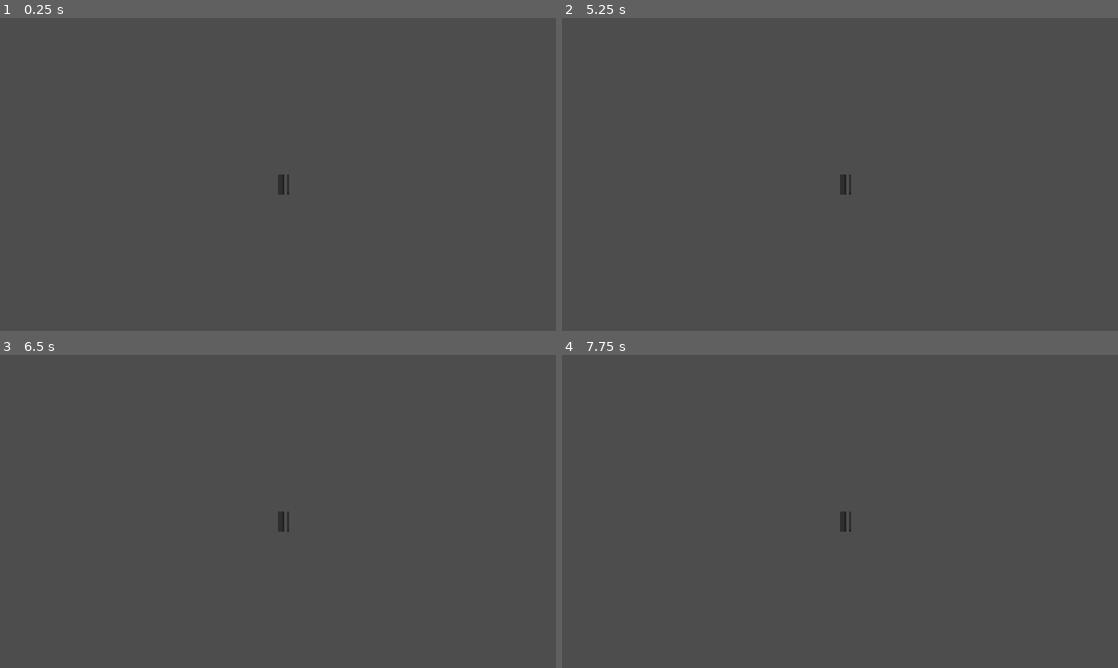
Above: before the commit, frames 1-4 (two rows, left to right).
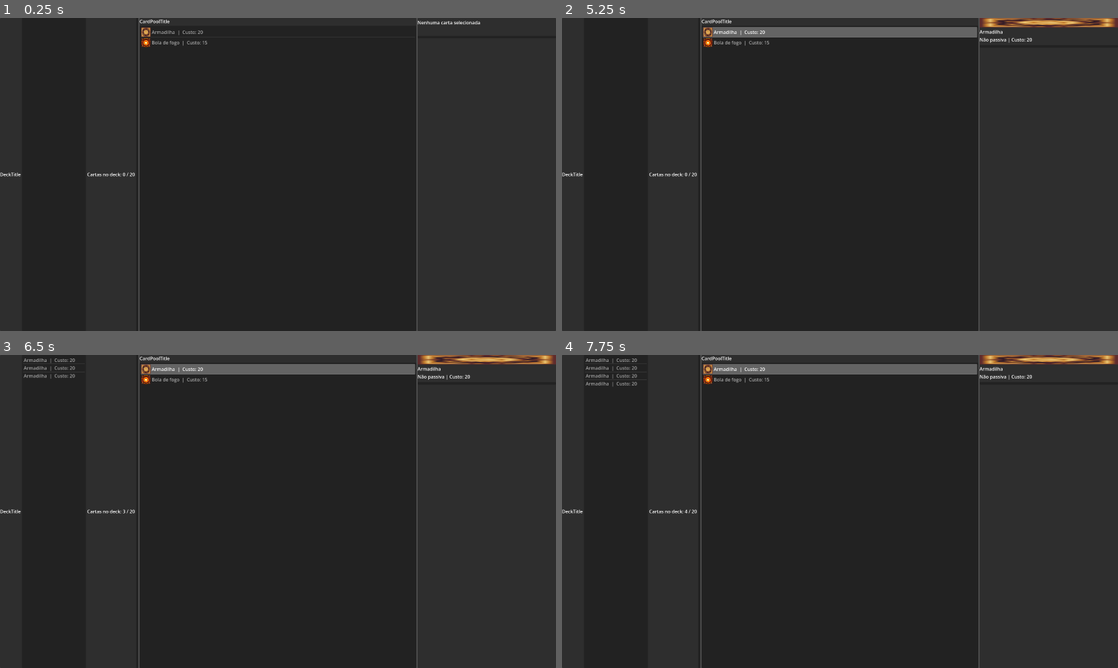
Above: after the commit, the same moments.

Repository: Isaaa43/Saudavel-e-Balanceado
Game: Godot game, scene res://cenas/menus/menu_deck.tscn
Same seed, same stepped clock (60 frames per second), same inputs: the game is played once before the commit and once after it. This scene is started directly instead of the project's main scene.
Inputs (mouse positions are in pixels of both pictures, inside the frame that each line leads up to; where the layout moved, square brackets give the same spot in the first picture):
- Up to frame 1 (0.25 s): no input
- Up to frame 2 (5.25 s): click (701, 174) [845, 183] at 0.5 s; click (1051, 36) [851, 193] at 1.25 s; tap Enter at 2, 3.5, 5 s; move the mouse to (962, 158) at 2.02 s; hold D (direita) 2.03-2.78 s; click (962, 158) at 2.1 s; tap Space (pular) at 2.27, 2.75, 3.02, 4.25, 4.52 s; move the mouse to (728, 190) at 2.77 s; hold S (tras) 2.78-3.53 s; click (728, 190) at 2.85 s; move the mouse to (895, 105) at 3.52 s; hold D (direita) 3.53-4.28 s; tap 1 at 3.6 s; click (895, 105) at 3.8 s; move the mouse to (812, 237) at 4.27 s; hold W (frente) 4.28-5.03 s; tap 2 at 4.35 s; click (812, 237) at 4.55 s; move the mouse to (1006, 221) at 5.02 s; hold A (esquerda) from 5.03 s (still down); tap 3 at 5.1 s
- Up to frame 3 (6.5 s): keep holding A (esquerda); tap Space (pular) at 5.27, 5.75, 6.02 s; click (444, 558) at 5.3 s; move the mouse to (111, 464) at 5.77 s; tap 4 at 5.85 s; click (111, 464) at 6.05 s
- Up to frame 4 (7.75 s): move the mouse to (867, 511) at 6.52 s; release A (esquerda) at 6.53 s; hold S (tras) 6.53-7.28 s; tap 5 at 6.6 s; click (867, 511) at 6.8 s; move the mouse to (756, 433) at 7.27 s; hold D (direita) from 7.28 s (still down); click (756, 433) at 7.35 s; tap Space (pular) at 7.52 s

The runs differ from the first frame. In frame 1, 99% of the frame differs, in the area x 0-100%, y 0-100%; in frame 2, 98%; in frame 3, 98%; in frame 4, 98%.

Commit message:
protótipo rodável menu deck build

Diff:
--- /dev/null
+++ b/luta-magos/cartas/armadilha.tres
@@ -0,0 +1,13 @@
+[gd_resource type="Resource" script_class="CartaData" format=3 uid="uid://v34uj7f1x6b6"]
+
+[ext_resource type="Texture2D" uid="uid://ddfd0yq7hjjn0" path="res://assets/temp/feiticosIcones/2YellowAbility_10.png" id="1_u6oqg"]
+[ext_resource type="Script" uid="uid://compk0wkd7ldq" path="res://scripts/menus/CardData.gd" id="2_67u52"]
+
+[resource]
+script = ExtResource("2_67u52")
+nome = "Armadilha"
+custo = 20
+tipo = "Não passiva"
+descricao = "Posiciona uma armadilha de espinhos no chão que será ativada quando pisar encima"
+icone = ExtResource("1_u6oqg")
+metadata/_custom_type_script = "uid://compk0wkd7ldq"
--- /dev/null
+++ b/luta-magos/cartas/bola_de_fogo.tres
@@ -0,0 +1,13 @@
+[gd_resource type="Resource" script_class="CartaData" format=3 uid="uid://byifd6pxkhvix"]
+
+[ext_resource type="Script" uid="uid://compk0wkd7ldq" path="res://scripts/menus/CardData.gd" id="1_l7ais"]
+[ext_resource type="Texture2D" uid="uid://c04e3r2l566yl" path="res://assets/temp/feiticosIcones/Fire Spell Pack57.png" id="1_pkh0n"]
+
+[resource]
+script = ExtResource("1_l7ais")
+nome = "Bola de fogo"
+custo = 15
+tipo = "Não passiva"
+descricao = "Lança uma bola de fogo que causa 25 de dano se acertar outro jogador"
+icone = ExtResource("1_pkh0n")
+metadata/_custom_type_script = "uid://compk0wkd7ldq"
--- a/luta-magos/cenas/Carta.tscn
+++ /dev/null
@@ -1,5 +0,0 @@
-[gd_scene format=3 uid="uid://61epvsflxpgn"]
-
-[node name="Button" type="Button" unique_id=807936658]
-offset_right = 8.0
-offset_bottom = 8.0
--- a/luta-magos/cenas/menus/menu_deck.tscn
+++ b/luta-magos/cenas/menus/menu_deck.tscn
@@ -1,73 +1,109 @@
 [gd_scene format=3 uid="uid://djncp32jv7ppr"]
+
+[ext_resource type="Script" uid="uid://cax3wk7gbmnc7" path="res://scripts/menus/menu_deck.gd" id="1_glkbn"]
+[ext_resource type="Script" uid="uid://compk0wkd7ldq" path="res://scripts/menus/CardData.gd" id="2_m5xgc"]
+[ext_resource type="Resource" uid="uid://v34uj7f1x6b6" path="res://cartas/armadilha.tres" id="3_4ijxk"]
+[ext_resource type="Resource" uid="uid://byifd6pxkhvix" path="res://cartas/bola_de_fogo.tres" id="4_wv7g0"]
 
 [node name="MenuDeck" type="Control" unique_id=1395345366]
 layout_mode = 3
-anchors_preset = 8
-anchor_left = 0.5
-anchor_top = 0.5
-anchor_right = 0.5
-anchor_bottom = 0.5
+anchors_preset = 15
+anchor_right = 1.0
+anchor_bottom = 1.0
 grow_horizontal = 2
 grow_vertical = 2
-size_flags_horizontal = 4
-size_flags_vertical = 4
+size_flags_horizontal = 3
+size_flags_vertical = 3
+script = ExtResource("1_glkbn")
+available_cards = Array[ExtResource("2_m5xgc")]([ExtResource("3_4ijxk"), ExtResource("4_wv7g0")])
 
 [node name="MarginContainer" type="MarginContainer" parent="." unique_id=891563215]
-layout_mode = 0
-offset_right = 40.0
-offset_bottom = 40.0
+layout_mode = 1
+anchors_preset = 15
+anchor_right = 1.0
+anchor_bottom = 1.0
+grow_horizontal = 2
+grow_vertical = 2
 
 [node name="HBoxContainer" type="HBoxContainer" parent="MarginContainer" unique_id=1442916409]
 layout_mode = 2
 
 [node name="DeckPanel" type="PanelContainer" parent="MarginContainer/HBoxContainer" unique_id=2138749029]
 layout_mode = 2
+size_flags_horizontal = 3
 
-[node name="VBoxContainer" type="HBoxContainer" parent="MarginContainer/HBoxContainer/DeckPanel" unique_id=585011591]
+[node name="MarginContainer" type="MarginContainer" parent="MarginContainer/HBoxContainer/DeckPanel" unique_id=2105672495]
 layout_mode = 2
 
-[node name="DeckTitle" type="Label" parent="MarginContainer/HBoxContainer/DeckPanel/VBoxContainer" unique_id=1388717779]
+[node name="VBoxContainer" type="HBoxContainer" parent="MarginContainer/HBoxContainer/DeckPanel/MarginContainer" unique_id=585011591]
 layout_mode = 2
 
-[node name="DeckList" type="ItemList" parent="MarginContainer/HBoxContainer/DeckPanel/VBoxContainer" unique_id=100819419]
+[node name="DeckTitle" type="Label" parent="MarginContainer/HBoxContainer/DeckPanel/MarginContainer/VBoxContainer" unique_id=1388717779]
 layout_mode = 2
+text = "DeckTitle"
 
-[node name="DeckCountLabel" type="Label" parent="MarginContainer/HBoxContainer/DeckPanel/VBoxContainer" unique_id=1702935466]
+[node name="DeckList" type="ItemList" parent="MarginContainer/HBoxContainer/DeckPanel/MarginContainer/VBoxContainer" unique_id=100819419]
+unique_name_in_owner = true
 layout_mode = 2
+size_flags_horizontal = 3
 
-[node name="RemoveButton" type="Button" parent="MarginContainer/HBoxContainer/DeckPanel/VBoxContainer" unique_id=1018711789]
+[node name="DeckCountLabel" type="Label" parent="MarginContainer/HBoxContainer/DeckPanel/MarginContainer/VBoxContainer" unique_id=1702935466]
+unique_name_in_owner = true
+layout_mode = 2
+text = "DeckCount"
+
+[node name="RemoveButton" type="Button" parent="MarginContainer/HBoxContainer/DeckPanel/MarginContainer/VBoxContainer" unique_id=1018711789]
+unique_name_in_owner = true
 layout_mode = 2
 
 [node name="CardPoolPanel" type="PanelContainer" parent="MarginContainer/HBoxContainer" unique_id=1630717518]
+unique_name_in_owner = true
 layout_mode = 2
-size_flags_horizontal = 4
+size_flags_horizontal = 3
+size_flags_stretch_ratio = 2.0
 
-[node name="VBoxContainer" type="VBoxContainer" parent="MarginContainer/HBoxContainer/CardPoolPanel" unique_id=1560006840]
+[node name="MarginContainer" type="MarginContainer" parent="MarginContainer/HBoxContainer/CardPoolPanel" unique_id=469503401]
 layout_mode = 2
 
-[node name="CardPoolTitle" type="Label" parent="MarginContainer/HBoxContainer/CardPoolPanel/VBoxContainer" unique_id=466778573]
+[node name="VBoxContainer" type="VBoxContainer" parent="MarginContainer/HBoxContainer/CardPoolPanel/MarginContainer" unique_id=1560006840]
 layout_mode = 2
 
-[node name="CardPool" type="ItemList" parent="MarginContainer/HBoxContainer/CardPoolPanel/VBoxContainer" unique_id=2090578027]
+[node name="CardPoolTitle" type="Label" parent="MarginContainer/HBoxContainer/CardPoolPanel/MarginContainer/VBoxContainer" unique_id=466778573]
 layout_mode = 2
+text = "CardPoolTitle"
+
+[node name="CardPool" type="ItemList" parent="MarginContainer/HBoxContainer/CardPoolPanel/MarginContainer/VBoxContainer" unique_id=2090578027]
+unique_name_in_owner = true
+layout_mode = 2
+size_flags_vertical = 3
 
 [node name="InfoPanel" type="PanelContainer" parent="MarginContainer/HBoxContainer" unique_id=1049318992]
 layout_mode = 2
+size_flags_horizontal = 3
 
-[node name="VBoxContainer" type="VBoxContainer" parent="MarginContainer/HBoxContainer/InfoPanel" unique_id=811642422]
+[node name="MarginContainer" type="MarginContainer" parent="MarginContainer/HBoxContainer/InfoPanel" unique_id=692050293]
 layout_mode = 2
 
-[node name="CardArt" type="TextureRect" parent="MarginContainer/HBoxContainer/InfoPanel/VBoxContainer" unique_id=367272998]
+[node name="VBoxContainer" type="VBoxContainer" parent="MarginContainer/HBoxContainer/InfoPanel/MarginContainer" unique_id=811642422]
 layout_mode = 2
 
-[node name="CardName" type="Label" parent="MarginContainer/HBoxContainer/InfoPanel/VBoxContainer" unique_id=1750823515]
+[node name="CardArt" type="TextureRect" parent="MarginContainer/HBoxContainer/InfoPanel/MarginContainer/VBoxContainer" unique_id=367272998]
+unique_name_in_owner = true
 layout_mode = 2
 
-[node name="CardTypeCost" type="Label" parent="MarginContainer/HBoxContainer/InfoPanel/VBoxContainer" unique_id=702212210]
+[node name="CardName" type="Label" parent="MarginContainer/HBoxContainer/InfoPanel/MarginContainer/VBoxContainer" unique_id=1750823515]
+unique_name_in_owner = true
+layout_mode = 2
+text = "CardName"
+
+[node name="CardTypeCost" type="Label" parent="MarginContainer/HBoxContainer/InfoPanel/MarginContainer/VBoxContainer" unique_id=702212210]
+unique_name_in_owner = true
 layout_mode = 2
 
-[node name="CardDescription" type="RichTextLabel" parent="MarginContainer/HBoxContainer/InfoPanel/VBoxContainer" unique_id=719554911]
+[node name="CardDescription" type="RichTextLabel" parent="MarginContainer/HBoxContainer/InfoPanel/MarginContainer/VBoxContainer" unique_id=719554911]
+unique_name_in_owner = true
 layout_mode = 2
 
-[node name="AddButton" type="Button" parent="MarginContainer/HBoxContainer/InfoPanel/VBoxContainer" unique_id=440370027]
+[node name="AddButton" type="Button" parent="MarginContainer/HBoxContainer/InfoPanel/MarginContainer/VBoxContainer" unique_id=440370027]
+unique_name_in_owner = true
 layout_mode = 2
--- a/luta-magos/scripts/autoloads/troca_cena_temp.gd
+++ b/luta-magos/scripts/autoloads/troca_cena_temp.gd
@@ -1,40 +1 @@
 extends Node
-
-var main_game : Node
-# TODO: criar solucao melhor
-var partida : MenuPartida
-
-const MENU_INICIAL = preload("uid://6als3mloubtk")
-const MENU_PARTIDA = preload("uid://c2ppdl2yqxf16")
-
-const GAME_ADM = preload("uid://cm7rbbwccvpap")
-
-var jogo_iniciado : bool = false
-
-func _ready() -> void:
-	main_game = get_node("/root/MainGame")
-	await get_tree().create_timer(0.1).timeout
-	jogo_iniciado = true
-
-func go_to_menu_inicial() -> void:
-	if Input.get_mouse_mode() != Input.MOUSE_MODE_VISIBLE:
-		Input.set_mouse_mode(Input.MOUSE_MODE_VISIBLE)
-
-	for c in main_game.get_children(): c.queue_free()
-	var menu_inicial := MENU_INICIAL.instantiate()
-	main_game.add_child(menu_inicial)
-	# TODO: encontrar lugar melhor para colocar isso
-	Network.end()
-
-func go_to_menu_partida() -> void:
-	for c in main_game.get_children(): c.queue_free()
-	var menu_partida := MENU_PARTIDA.instantiate()
-	# TODO: criar soluacao melhor
-	partida = menu_partida
-	main_game.add_child(menu_partida)
-
-func go_to_game() -> void:
-	for c in main_game.get_children(): if c is Control: c.queue_free()
-
-	var game := GAME_ADM.instantiate()
-	main_game.add_child(game)
--- /dev/null
+++ b/luta-magos/scripts/menus/CardData.gd
@@ -0,0 +1,8 @@
+extends Resource
+class_name CardData
+
+@export var nome: String
+@export var custo: int
+@export var tipo: String
+@export_multiline var descricao: String
+@export var icone: Texture2D
--- a/luta-magos/scripts/menus/carta.gd
+++ /dev/null
@@ -1,13 +0,0 @@
-extends Button
-
-signal carta_clicada(carta_data, origem)
-
-var dados = {}  # id, nome, descricao, custo, etc
-var origem = ""  # "deck" ou "catalogo"
-
-func _ready():
-	text = dados.nome
-	pressed.connect(_on_pressed)
-
-func _on_pressed():
-	carta_clicada.emit(dados, origem)
--- a/luta-magos/scripts/menus/menu_deck.gd
+++ b/luta-magos/scripts/menus/menu_deck.gd
@@ -1,9 +1,127 @@
 extends Control
 
-@onready var deck_container = $PanelContainer/HBoxContainer/Esquerda/GridContainer
-@onready var catalogo_container = $PanelContainer/HBoxContainer/Meio/GridContainer
-@onready var info_panel = $PanelContainer/HBoxContainer/Direita
+@export var available_cards: Array[CardData] = []
+@export var max_deck_size: int = 20
 
-var deck_atual = []  # IDs das cartas no seu deck
-var catalogo_cartas = []  # Todas cartas disponíveis
-var carta_selecionada = null
+var deck_cards: Array[CardData] = []
+var selected_card: CardData = null
+var selected_deck_index: int = -1
+
+
+@onready var card_pool: ItemList = %CardPool
+@onready var deck_list: ItemList = %DeckList
+
+@onready var card_art: TextureRect = %CardArt
+@onready var card_name: Label = %CardName
+@onready var card_type_cost: Label = %CardTypeCost
+@onready var card_description: RichTextLabel = %CardDescription
+
+@onready var add_button: Button = %AddButton
+@onready var remove_button: Button = %RemoveButton
+@onready var deck_count_label: Label = %DeckCountLabel
+
+
+func _ready() -> void:
+	card_pool.item_selected.connect(_on_card_pool_item_selected)
+	card_pool.item_activated.connect(_on_card_pool_item_activated)
+
+	deck_list.item_selected.connect(_on_deck_list_item_selected)
+
+	add_button.pressed.connect(_on_add_button_pressed)
+	remove_button.pressed.connect(_on_remove_button_pressed)
+
+	_populate_card_pool()
+	_update_deck_list()
+	_clear_card_info()
+
+
+func _populate_card_pool() -> void:
+	card_pool.clear()
+
+	for card in available_cards:
+		var text := "%s  |  Custo: %d" % [card.nome, card.custo]
+
+		if card.icone:
+			card_pool.add_item(text, card.icone)
+		else:
+			card_pool.add_item(text)
+
+
+func _update_deck_list() -> void:
+	deck_list.clear()
+
+	for card in deck_cards:
+		var text := "%s  |  Custo: %d" % [card.nome, card.custo]
+		deck_list.add_item(text)
+
+	deck_count_label.text = "Cartas no deck: %d / %d" % [
+		deck_cards.size(),
+		max_deck_size
+	]
+
+
+func _show_card_info(card: CardData) -> void:
+	selected_card = card
+
+	card_name.text = card.nome
+	card_type_cost.text = "%s | Custo: %d" % [card.tipo, card.custo]
+	card_description.text = card.descricao
+
+	if card.icone:
+		card_art.texture = card.icone
+	else:
+		card_art.texture = null
+
+
+func _clear_card_info() -> void:
+	selected_card = null
+	card_name.text = "Nenhuma carta selecionada"
+	card_type_cost.text = ""
+	card_description.text = "Selecione uma carta para ver os detalhes."
+	card_art.texture = null
+
+
+func _on_card_pool_item_selected(index: int) -> void:
+	var card := available_cards[index]
+	_show_card_info(card)
+
+
+func _on_card_pool_item_activated(index: int) -> void:
+	var card := available_cards[index]
+	_show_card_info(card)
+	_add_card_to_deck(card)
+
+
+func _on_deck_list_item_selected(index: int) -> void:
+	selected_deck_index = index
+
+	var card := deck_cards[index]
+	_show_card_info(card)
+
+
+func _on_add_button_pressed() -> void:
+	if selected_card == null:
+		return
+
+	_add_card_to_deck(selected_card)
+
+
+func _add_card_to_deck(card: CardData) -> void:
+	if deck_cards.size() >= max_deck_size:
+		print("Deck cheio!")
+		return
+
+	deck_cards.append(card)
+	_update_deck_list()
+
+
+func _on_remove_button_pressed() -> void:
+	if selected_deck_index < 0:
+		return
+
+	if selected_deck_index >= deck_cards.size():
+		return
+
+	deck_cards.remove_at(selected_deck_index)
+	selected_deck_index = -1
+	_update_deck_list()
Renamed: luta-magos/scripts/menus/carta.gd.uid -> luta-magos/scripts/menus/CardData.gd.uid
